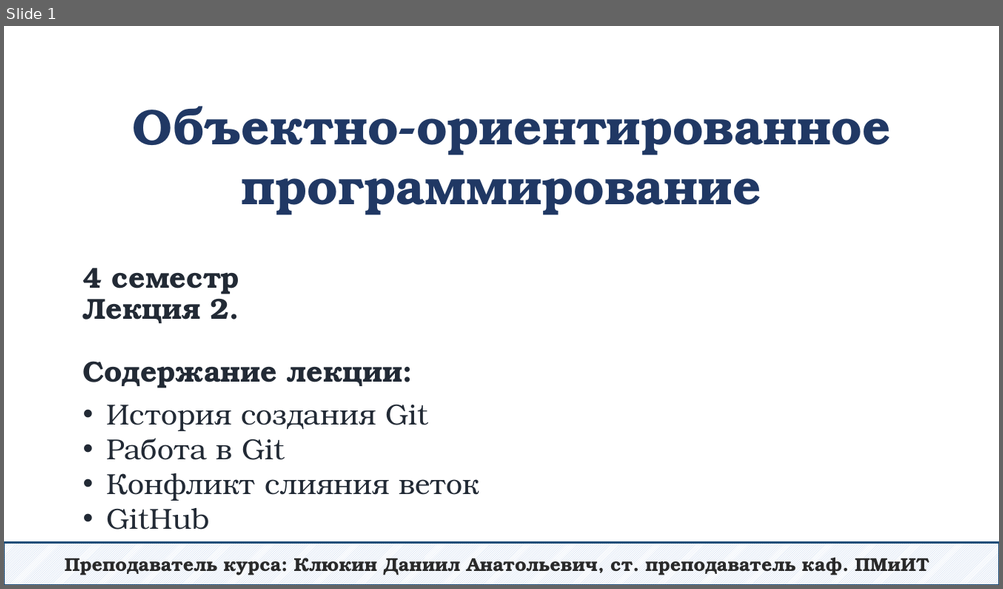
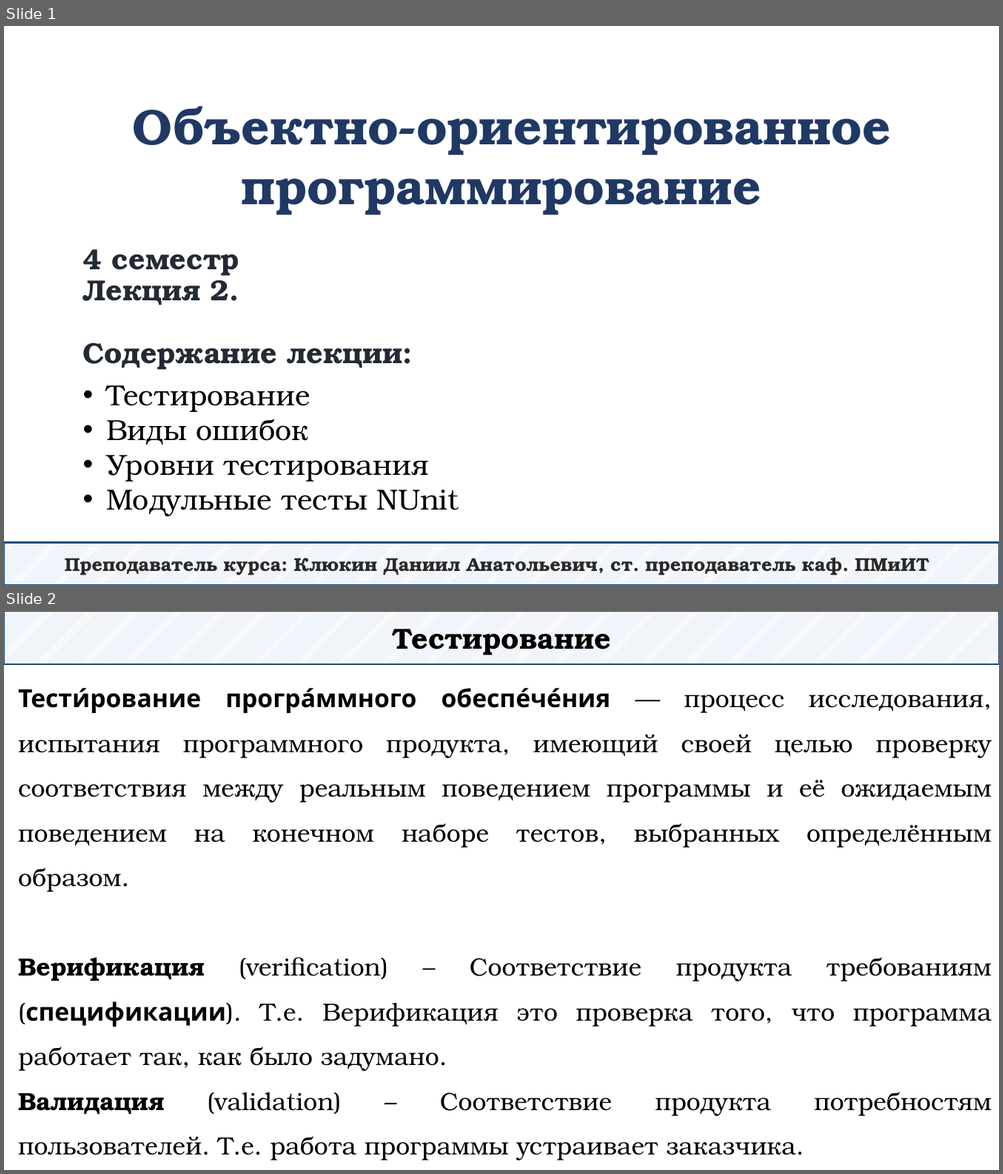
Before and after one commit to DaniilKlyukin/OOP-4, a slide deck: Лекции/ООП 1 лек 2.pptx. Shown one above the other, each under a label of ours: slide 1 before the commit, slides 1 and 2 after it. The pictures are 1003x589 and 1003x1174 pixels, drawn with LibreOffice and Linux fonts; fonts in the diff are those of the drawing. Boxes give left, top, right and bottom in pixels: in the first picture for what was removed or moved away, otherwise in the second. Text is boxed around its words. In the diff, an @@ line names an element or a change of style, - is before the commit and + after.

```diff
--- a/Лекции/ООП 1 лек 2.pptx
+++ b/Лекции/ООП 1 лек 2.pptx
@@ slide 2 added at [4, 611, 999, 1170], background #FFFFFF @@
@@ rectangle added at [4, 611, 999, 665], fill pattern #B4C7E7 on #FFFFFF, outline #1F4E79 1.25 pt, 28 pt, text #000000, bold @@
+Тестирование
@@ text added at [18, 688, 992, 1161], 24 pt, text #000000 @@
+Тести́рование програ́ммного обеспе́че́ния — процесс исследования, испытания программного продукта, имеющий своей целью проверку соответствия между реальным поведением программы и её ожидаемым поведением на конечном наборе тестов, выбранных определённым образом.
+Верификация (verification) – Соответствие продукта требованиям (спецификации). Т.е. Верификация это проверка того, что программа работает так, как было задумано.
+Валидация (validation) – Соответствие продукта потребностям пользователей. Т.е. работа программы устраивает заказчика.
@@ slide 1 changed as well @@
@@ title "4 семестр Лекция 2. Содержание ...": place and size @@
-title "4 семестр Лекция 2. Содержание ..." at [83, 268, 403, 389]
+title "4 семестр Лекция 2. Содержание ..." at [83, 249, 403, 370]
@@ text at [106, 386, 459, 517]: text changed; text colour #222A35 to #000000 @@
-• История создания Git
-• Работа в Git
-• Конфликт слияния веток
-• GitHub
+• Тестирование
+• Виды ошибок
+• Уровни тестирования
+• Модульные тесты NUnit
```
Also in this commit, not shown: 25 other slides added, 47 slides removed.
